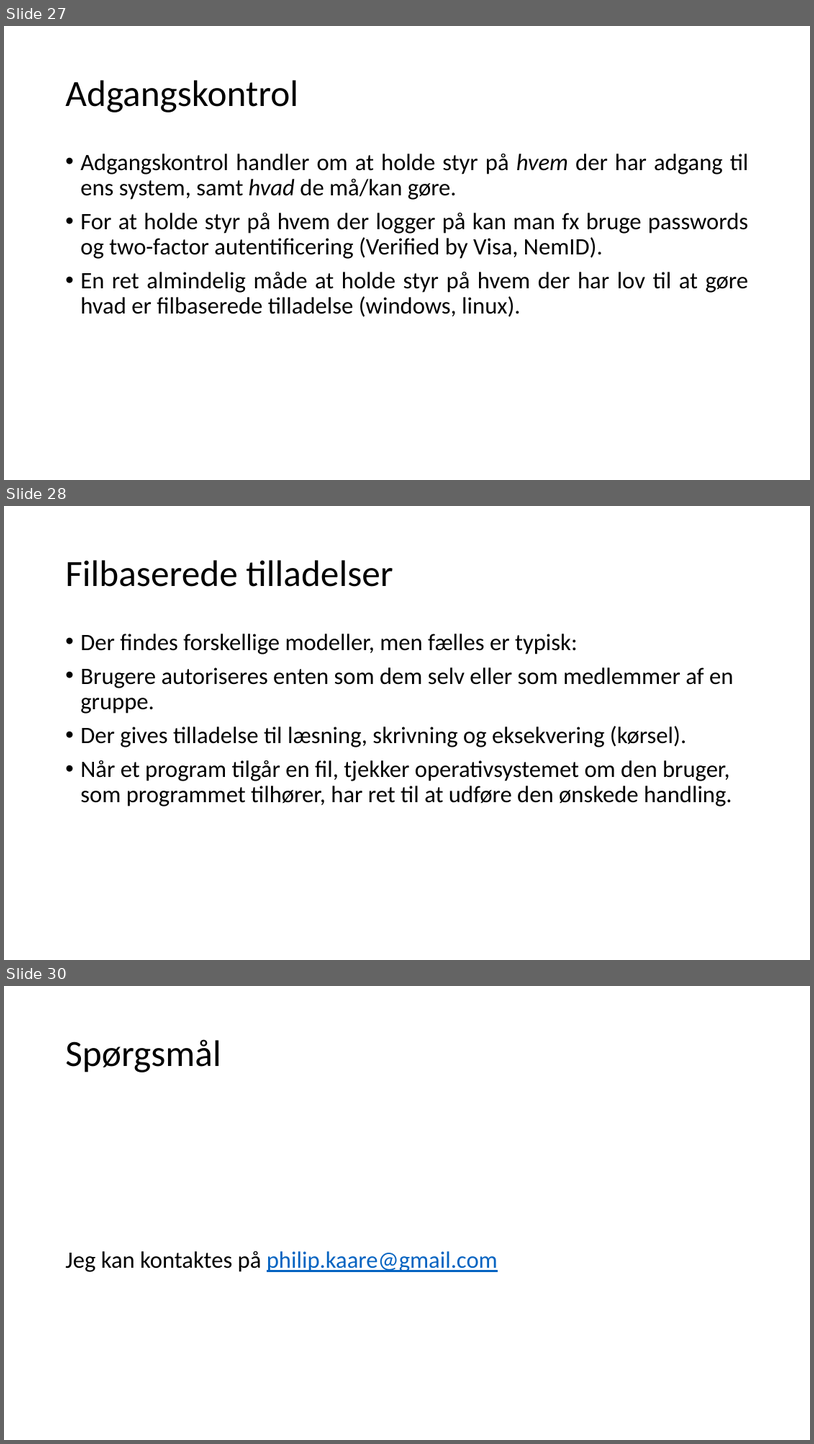
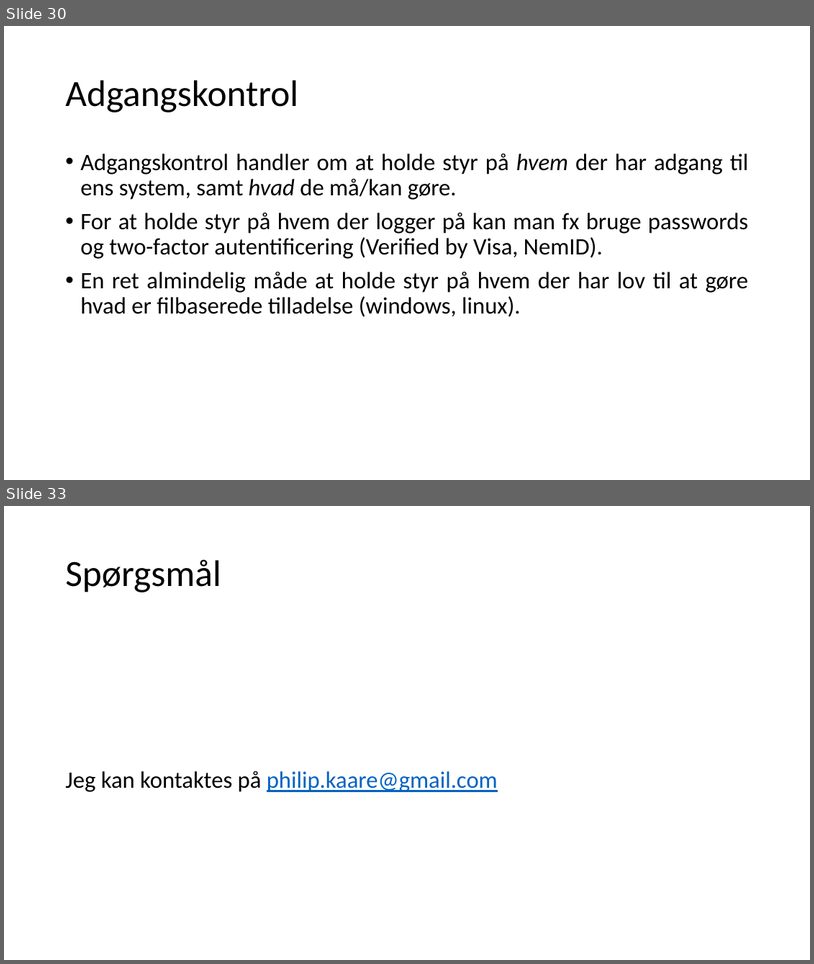
Before and after one commit to philipkaare/presentations, a slide deck: KU/IT-sikkerhed.pptx. Shown one above the other, each under a label of ours: slides 27, 28 and 30 before the commit, slides 30 and 33 after it; the slides between them are not shown. The pictures are 814x1444 and 814x964 pixels, drawn with LibreOffice and Linux fonts; fonts in the diff are those of the drawing. Boxes give left, top, right and bottom in pixels: in the first picture for what was removed or moved away, otherwise in the second. Text is boxed around its words. In the diff, an @@ line names an element or a change of style, - is before the commit and + after.

```diff
--- a/KU/IT-sikkerhed.pptx
+++ b/KU/IT-sikkerhed.pptx
@@ slide 28 removed at (4,506,810,960), background #FFFFFF @@
@@ title removed at (65,560,393,587) @@
-Filbaserede tilladelser
@@ text removed at (80,633,733,806) @@
-• Der findes forskellige modeller, men fælles er typisk:
-• Brugere autoriseres enten som dem selv eller som medlemmer af en gruppe.
-• Der gives tilladelse til læsning, skrivning og eksekvering (kørsel).
-• Når et program tilgår en fil, tjekker operativsystemet om den bruger, som programmet tilhører, har ret til at udføre den ønskede handling.
@@ what was slide 27 is now slide 30 @@
@@ what was slide 30 is now slide 33 @@
```
Also in this commit, not shown: 4 slides changed, 4 slides added, 4 other files.
